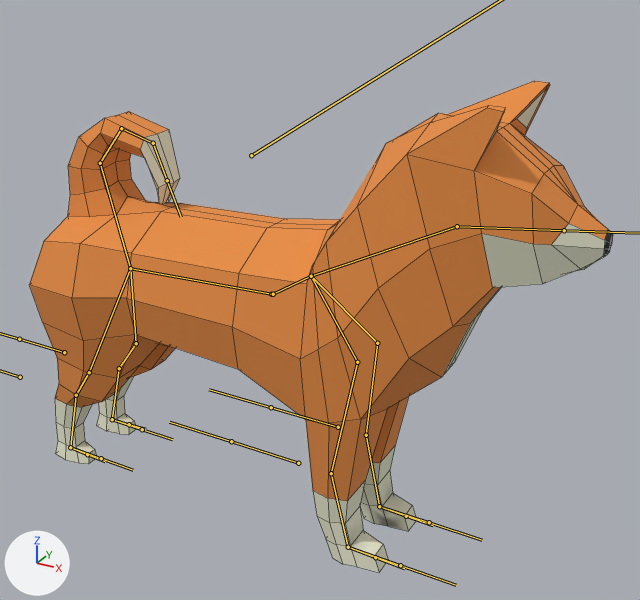
Two versions of the FBX model UnityBlender/Assets/Fbx/Dog1.fbx, one commit apart.
Camera for both pictures: a 50 mm lens placed at (2.01, -3.2, 1.62), pointed at (0.19, 0.11, -0.03). The axes (+X, +Y, +Z) are drawn at lower left. The lights are the same throughout. The bones that bend it are drawn over the model as lines. Mesh edges are drawn as thin lines.

The first picture shows '平面'.
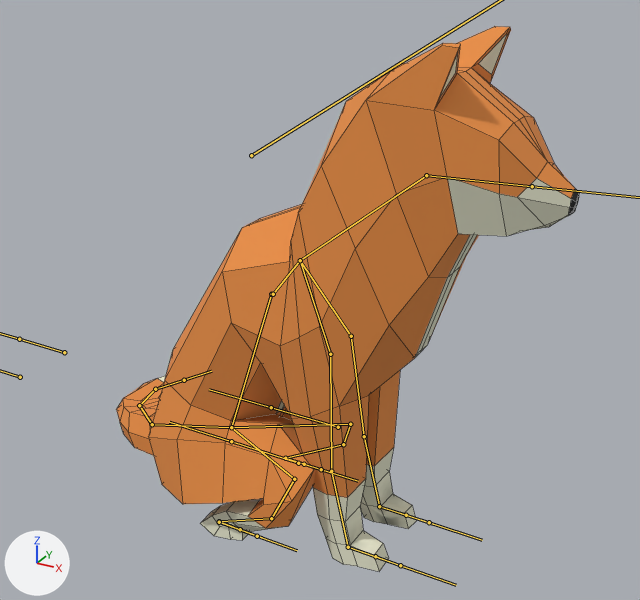
The newer file adds an action. The first version stands in its rest pose; the second is drawn at frame 11 of the action 'アーマチュア|Wait'.

Pixel boxes (x1, y1, x2, y2) of what changed, in the pictures (640 x 600 px):
'平面', posed (21% narrower, 11% taller): before (29, 81, 613, 572); after (116, 26, 579, 571)
bone 'LowerBody', root to tip: before (271, 294) to (130, 268); after (271, 294) to (231, 427)
bone 'Leg1.L', root to tip: before (130, 268) to (89, 372); after (231, 427) to (294, 479)
bone 'Leg2.L', root to tip: before (89, 372) to (76, 395); after (294, 479) to (271, 518)
bone 'Leg3.L', root to tip: before (76, 395) to (70, 447); after (271, 518) to (219, 521)
bone 'Leg4.L', root to tip: before (70, 447) to (87, 454); after (219, 521) to (240, 529)
bone 'Tail1', root to tip: before (130, 268) to (100, 163); after (231, 427) to (152, 424)
bone 'Tail2', root to tip: before (100, 163) to (121, 128); after (152, 424) to (139, 405)
bone 'Tail3', root to tip: before (121, 128) to (153, 143); after (139, 405) to (155, 389)
bone 'Tail4', root to tip: before (153, 143) to (167, 180); after (155, 389) to (184, 380)
bone 'Leg1.R', root to tip: before (130, 268) to (136, 343); after (231, 427) to (350, 424)
bone 'Leg2.R', root to tip: before (136, 343) to (119, 368); after (350, 424) to (343, 444)
bone 'Leg3.R', root to tip: before (119, 368) to (112, 419); after (343, 444) to (285, 458)
bone 'Leg4.R', root to tip: before (112, 419) to (129, 424); after (285, 458) to (304, 464)
bone 'UpperBody', root to tip: before (273, 294) to (311, 276); after (273, 294) to (300, 260)
bone 'Neck', root to tip: before (311, 276) to (457, 226); after (300, 260) to (426, 175)
bone 'Face', root to tip: before (457, 226) to (564, 230); after (426, 175) to (532, 186)
bone 'Arm1.L', root to tip: before (311, 276) to (357, 362); after (300, 260) to (330, 354)
bone 'Arm2.L', root to tip: before (357, 362) to (331, 473); after (330, 354) to (331, 471)
bone 'Arm3.L', root to tip: before (331, 473) to (348, 547); after (331, 471) to (348, 547)
bone 'Arm1.R', root to tip: before (311, 276) to (377, 343); after (300, 260) to (351, 336)
bone 'Arm2.R', root to tip: before (377, 343) to (366, 435); after (351, 336) to (364, 436)
bone 'Arm3.R', root to tip: before (366, 435) to (379, 506); after (364, 436) to (379, 506)
bone 'Hand.R', root to tip: before (379, 506) to (406, 516); after (379, 506) to (406, 515)

The edits, one by one:
Bone 'LowerBody' (bone_lowerbody) turns from (0, 0, 0) to (0, 0, -70) degrees about its own x, y and z.
Bone 'Leg1.L' (bone_leg1_l) turns from (0, 0, 0) to (-15, -18, -33) degrees about its own x, y and z.
Bone 'Leg2.L' (bone_leg2_l) turns from (0, 0, 0) to (9, -17, 80) degrees about its own x, y and z.
Bone 'Leg3.L' (bone_leg3_l) turns from (0, 0, 0) to (28, -19, 58) degrees about its own x, y and z.
Bone 'Leg4.L' (bone_leg4_l) turns from (0, 0, 0) to (2, -12, -53) degrees about its own x, y and z.
Bone 'Tail1' (bone_tail1) turns from (0, 0, 0) to (2, 0, -20) degrees about its own x, y and z.
Bone 'Tail2' (bone_tail2) turns from (0, 0, 0) to (40, 2, -38) degrees about its own x, y and z.
Bone 'Tail3' (bone_tail3) turns from (0, 0, 0) to (47, -1, -57) degrees about its own x, y and z.
Bone 'Tail4' (bone_tail4) turns from (0, 0, 0) to (42, -2, -52) degrees about its own x, y and z.
Bone 'Leg1.R' (bone_leg1_r) turns from (0, 0, 0) to (-34, 8, -26) degrees about its own x, y and z.
Bone 'Leg2.R' (bone_leg2_r) turns from (0, 0, 0) to (-26, 35, 64) degrees about its own x, y and z.
Bone 'Leg3.R' (bone_leg3_r) turns from (0, 0, 0) to (-19, 13, 65) degrees about its own x, y and z.
Bone 'Leg4.R' (bone_leg4_r) turns from (0, 0, 0) to (-6, -7, -52) degrees about its own x, y and z.
Bone 'UpperBody' (bone_upperbody) turns from (0, 0, 0) to (1, 0, 20) degrees about its own x, y and z.
Bone 'Neck' (bone_neck) turns from (0, 0, 0) to (0, 0, -8) degrees about its own x, y and z.
Bone 'Face' (bone_face) turns from (0, 0, 0) to (0, 0, -17) degrees about its own x, y and z.
Bone 'Arm1.L' (bone_arm1_l) turns from (0, 0, 0) to (0, -8, -32) degrees about its own x, y and z.
Bone 'Arm2.L' (bone_arm2_l) turns from (0, 0, 0) to (-3, 4, 25) degrees about its own x, y and z.
Bone 'Arm3.L' (bone_arm3_l) turns from (0, 0, 0) to (5, 0, -11) degrees about its own x, y and z.
Bone 'Arm1.R' (bone_arm1_r) turns from (0, 0, 0) to (23, 12, -18) degrees about its own x, y and z.
Bone 'Arm2.R' (bone_arm2_r) turns from (0, 0, 0) to (26, 4, 1) degrees about its own x, y and z.
Bone 'Arm3.R' (bone_arm3_r) turns from (0, 0, 0) to (-7, -1, -11) degrees about its own x, y and z.
Bone 'Hand.R' (bone_hand_r) turns from (0, 0, 0) to (-6, -16, 3) degrees about its own x, y and z.
